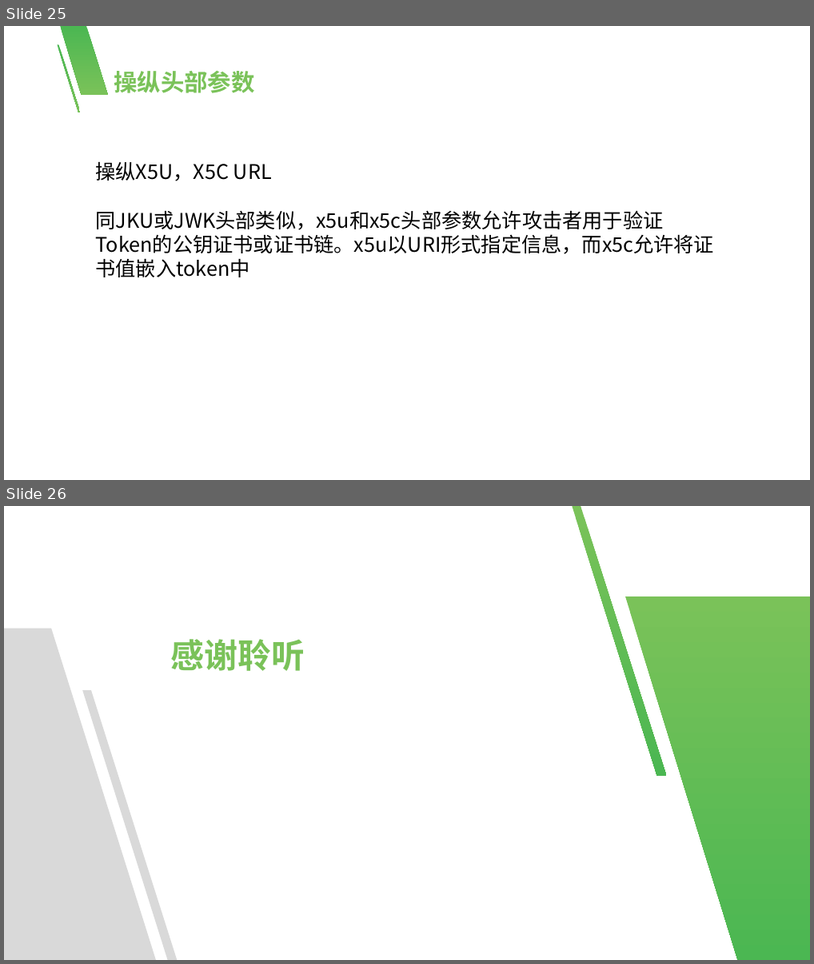
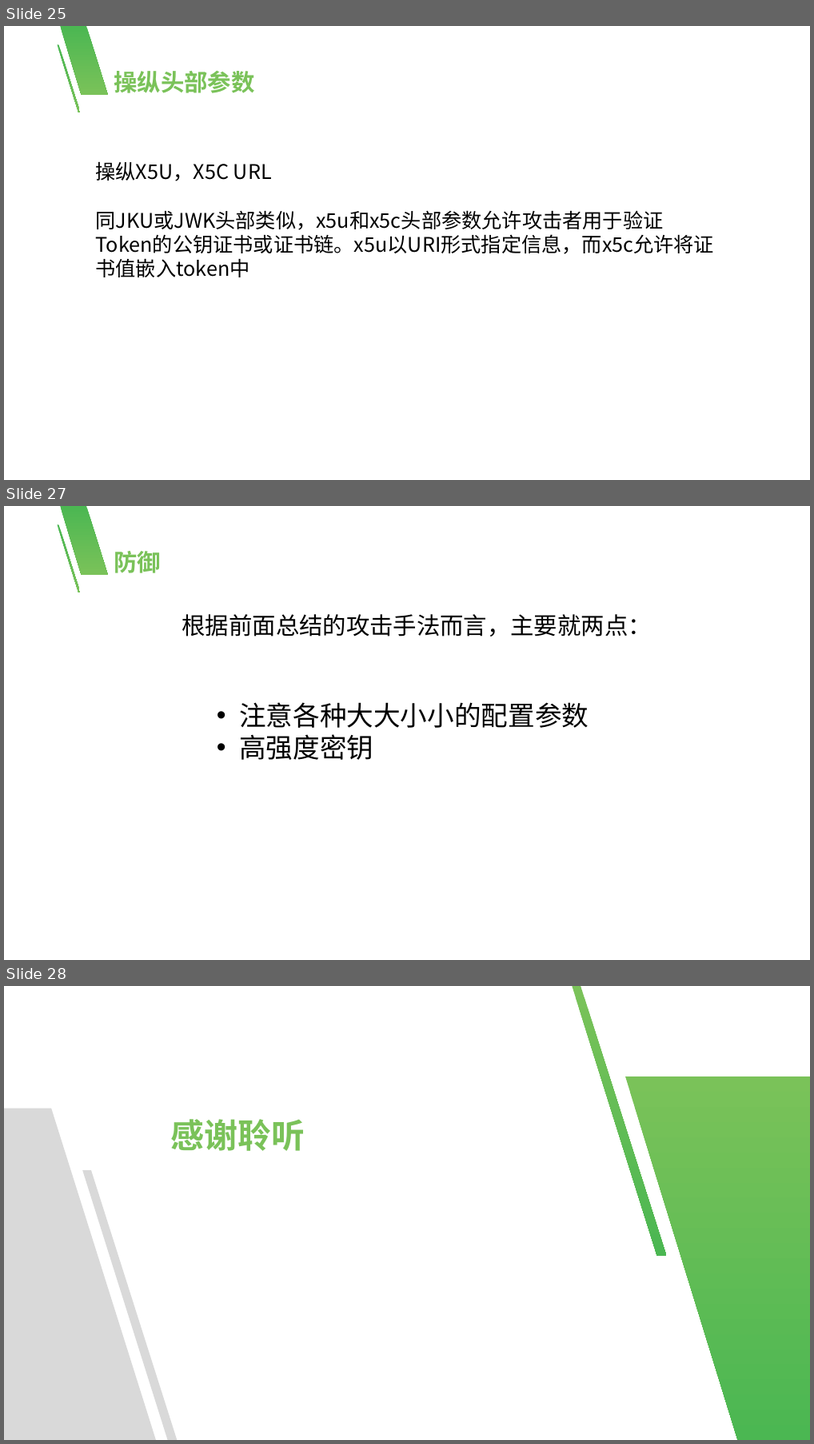
Before and after one commit to xikong-mubai/check_test, a slide deck: web/JWT.pptx. Shown one above the other, each under a label of ours: slides 25 and 26 before the commit, slides 25, 27 and 28 after it; the slides between them are not shown. The pictures are 814x964 and 814x1444 pixels, drawn with LibreOffice and Linux fonts; fonts in the diff are those of the drawing; background and template pictures are left out. Boxes give left, top, right and bottom in pixels: in the first picture for what was removed or moved away, otherwise in the second. Text is boxed around its words. In the diff, an @@ line names an element or a change of style, - is before the commit and + after.

```diff
--- a/web/JWT.pptx
+++ b/web/JWT.pptx
@@ slide 27 added at box(4, 506, 810, 960), background #FFFFFF; not listed: 2 template elements that a slide beside it also shows @@
@@ text added at box(114, 551, 162, 573), 28 pt, text #7AC259, bold @@
+防御
@@ text added at box(182, 614, 652, 636), 28 pt, text #000000 @@
+根据前面总结的攻击手法而言，主要就两点：
@@ text added at box(239, 702, 589, 760), 32 pt, text #000000 @@
+• 注意各种大大小小的配置参数
+• 高强度密钥
@@ what was slide 26 is now slide 28 @@
```
Also in this commit, not shown: 1 other slide added, 7 other files.
